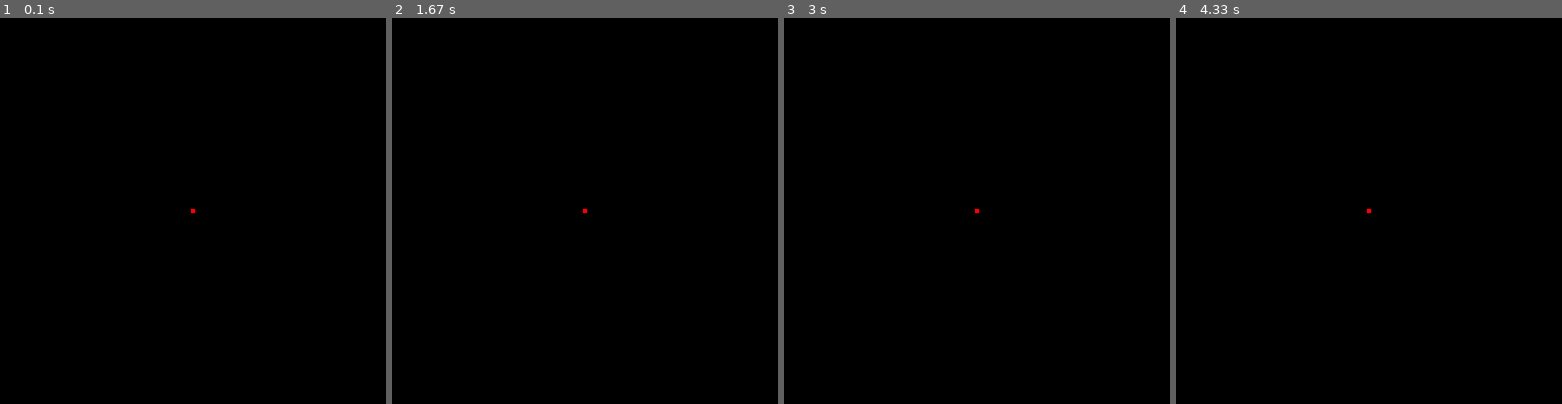
Above: before the commit, frames 1-4 (left to right).
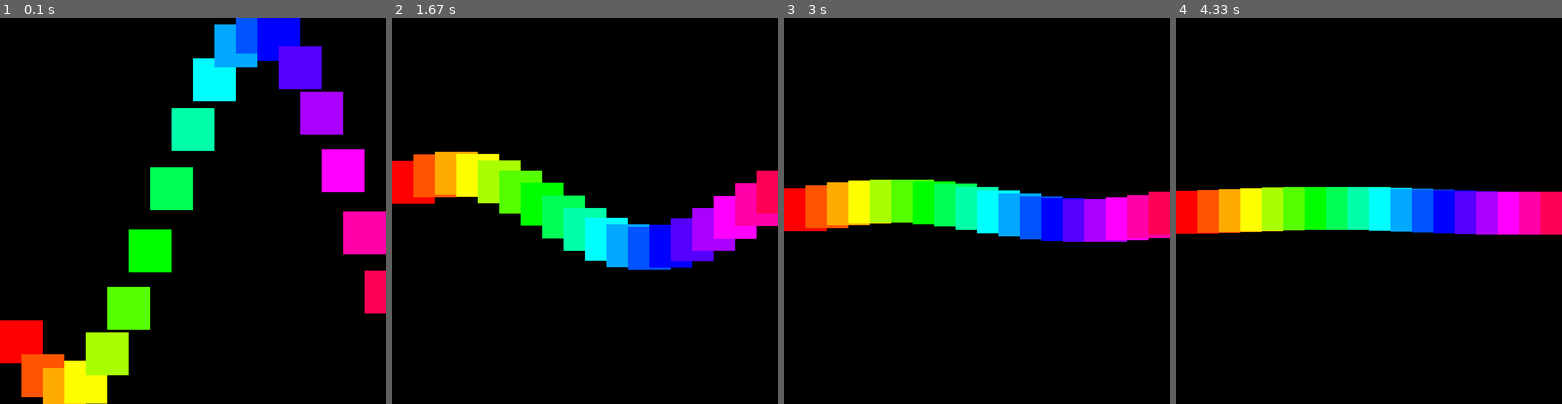
Above: after the commit, the same moments.

Repository: cdcformatc/PyPart
Game: pygame game, started from Pixel.py
The game is run twice, just before and just after one commit, with the same random seed, the same clock (stepped at 60 frames per second) and the same inputs. The source is Python 2; it was converted automatically to run under Python 3.
Inputs:
- Up to frame 1 (0.1 s): no input
- Up to frame 2 (1.67 s): no input
- Up to frame 3 (3 s): no input
- Up to frame 4 (4.33 s): no input

The runs differ from the first frame. In frame 1, 19% of the frame differs, in the area x 0-100%, y 0-100%; in frame 2, 13%; in frame 3, 12%; in frame 4, 11%.

Commit message:
Added several new features to Pixel

Diff:
--- a/Particle.py
+++ b/Particle.py
@@ -4,7 +4,7 @@
 
 class Particle(object):
     def __init__(self, bound, max_speed=15,
-        color = pygame.Color(255,0,0), size=10, children=True, gravity=0, friction=1 ):
+        color = pygame.Color(255,0,0), size=10, children=10, gravity=0, friction=1 ):
         self.bound = bound
         if isinstance(color,list) or isinstance(color,tuple):
             try:
@@ -27,12 +27,12 @@
         self.max_speed = max_speed
         self.set_gravity(gravity)
         self.set_friction(friction)
-        if children and size>1:
+        if children>0:
             r = int(self.color.r-self.color.r*.15)
             g = int(self.color.g-self.color.g*.15)
             b = int(self.color.b-self.color.b*.15)
 
-            self.child = Particle(self.bound,size=self.radius-1,color=(r,g,b))
+            self.child = Particle(self.bound,size=self.radius-1,color=(r,g,b), children=children-1)
         else:
             self.child = None
         self.reset()
--- a/Pixel.py
+++ b/Pixel.py
@@ -1,3 +1,4 @@
+from __future__ import division
 import pygame,math,pygameutils
 from Particle import Particle
 
@@ -5,30 +6,76 @@
 FIELD_SIZE = 900
 FRAME_RATE = 120
 
+COLOR_CYCLE_RATE = 100
+MOVE_RATE = 100
+MOVE_AMPLITUDE = 450
+DECAY_RATE = 1000
+
 class Pixel(Particle):
     def __init__(self, bound, max_speed=15,
-        color = pygame.Color(255,0,0), size=10, gravity=0, friction=1, children=False):
+        color = (255,255,0), size=100, gravity=0, friction=1, children=0):
         super(Pixel, self).__init__(bound,max_speed,color,size,children,gravity,friction)
-        if size>1:
-            self.child = Pixel(self.bound,size=self.radius-1,color=self.color)
+
+        if children>0:
+            self.child = Pixel(self.bound,size=size,color=(red,green,blue), children=children-1)
         else:
             self.child = None
 
     def draw(self, screen):
         if self.child:
             self.child.draw(screen)
+
         pygame.draw.rect(screen, self.color, self.rect)
+
+    def movecenter(self, center):
+        oldcenter = (self.x, self.y)
+        self.x, self.y = center
+        self.rect.center = center
+        if self.child:
+            self.child.movecenter(oldcenter)
+
+def damped_spring(t,phi=0):
+
+    a = MOVE_AMPLITUDE
+    g = 1/DECAY_RATE
+    w = 1/MOVE_RATE
+
+    return a * math.e**(-g * t) * math.cos(w * t-phi*2*math.pi)
 
 def main():
     screen,clock,font = pygameutils.init(FIELD_SIZE,FIELD_SIZE)
+    size=100
+    num = int(FIELD_SIZE*2/size)
+    squares=[]
 
-    square = Pixel(screen.get_rect(), color=(255,0,0))
+    for i in range(num):
+        square = Pixel(screen.get_rect(), size=size, children=0)
+
+        square.x = i * size/2 + size/2
+        square.phi = i/num
+        square.color.hsla =(square.phi * 360,100,50,100)
+
+        print square.color
+
+        squares.append(square)
 
     done = False
-
+    elapsed = 0
+    amp=1
     while not done:
         dt,done = pygameutils.frame(screen, clock, FRAME_RATE)
-        square.draw(screen)
+        elapsed += dt
+
+        for square in squares:
+            square.draw(screen)
+            # square.color.hsla =((elapsed*COLOR_CYCLE_RATE/1000)%360,100,50,100)
+
+            if amp != 0:
+                amp = round(damped_spring(elapsed,square.phi),4)
+
+
+            y = screen.get_rect().height/2 + amp
+            square.movecenter((square.x,int(y)))
 
     pygame.quit()
 
